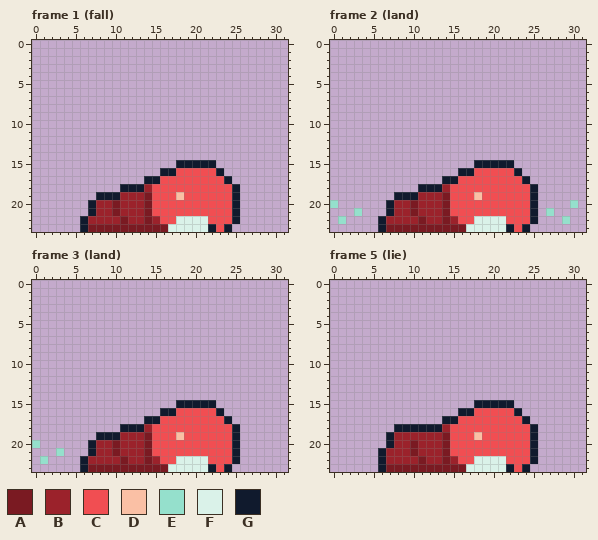
Pixel-art file -- Assets/Animations/Story/MC_Fall_GetUp.aseprite. Above, as it was before the edit.
32x24 pixels, 23 frames. Shown: frame 1 (fall), frame 2 (land), frame 3 (land), frame 5 (lie). The commit also changed other frames, which this record leaves out.
Palette (. is transparent): A #7a1a22  B #9b222b  C #f14e52  D #fac0a5  E #95e0cc  F #daf2e9  G #101a2d
Pixels before, frame 1 (fall), first column x 6:
15 ............GGGGG...
16 ..........GGCCCCCG..
17 ........GGCCCCCCCCG.
18 .....GGGBCCCCCCCCCCG
19 ..GGGBBBACCCDCCCCCCG
20 .GBBABBBACCCCCCCCCCG
21 .GBBABBBACCCCCCCCCCG
22 GBBBBABBABCCFFFFCCCG
23 GAAAAAAAAAAFFFFFGCG.
Pixels before, frame 2 (land), first column x 0:
15 ..................GGGGG........
16 ................GGCCCCCG.......
17 ..............GGCCCCCCCCG......
18 ...........GGGBCCCCCCCCCCG.....
19 ........GGGBBBACCCDCCCCCCG.....
20 E......GBBABBBACCCCCCCCCCG....E
21 ...E...GBBABBBACCCCCCCCCCG.E...
22 .E....GBBBBABBABCCFFFFCCCG...E.
23 ......GAAAAAAAAAAFFFFFGCG......
Pixels before, frame 3 (land), first column x 0:
15 ..................GGGGG...
16 ................GGCCCCCG..
17 ..............GGCCCCCCCCG.
18 ...........GGGBCCCCCCCCCCG
19 ........GGGBBBACCCDCCCCCCG
20 E......GBBABBBACCCCCCCCCCG
21 ...E...GBBABBBACCCCCCCCCCG
22 .E....GBBBBABBABCCFFFFCCCG
23 ......GAAAAAAAAAAFFFFFGCG.
Pixels before, frame 5 (lie), first column x 6:
15 ............GGGGG...
16 ..........GGCCCCCG..
17 ........GGCCCCCCCCG.
18 ..GGGGGGBCCCCCCCCCCG
19 .GBBBBBBACCCDCCCCCCG
20 .GBBABBBACCCCCCCCCCG
21 GBBBABBBACCCCCCCCCCG
22 GBBBBABBABCCFFFFCCCG
23 GAAAAAAAAAAFFFFFGCG.
New version:
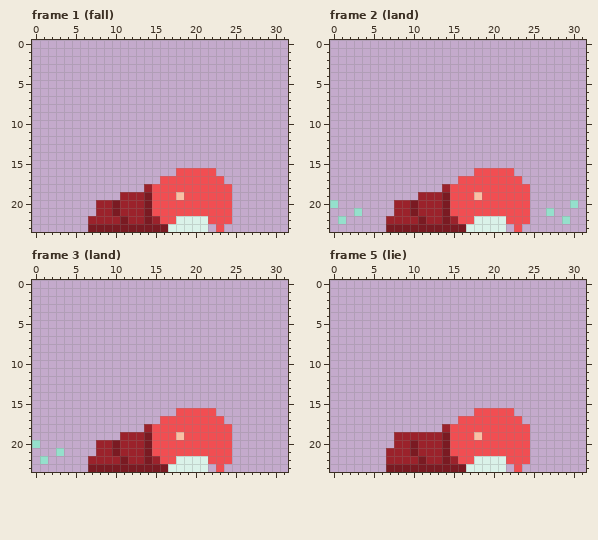
Changes in this commit:
Changed rows in their new state; - is an unchanged pixel.
Frame 1 (fall):
first column x 6:
15 ------------.....---
16 ----------..-----.--
17 --------..--------.-
18 -----...-----------.
19 --...--------------.
20 -.-----------------.
21 -.-----------------.
22 .------------------.
23 .---------------.-.-
Frame 2 (land): the same change as frame 1 (fall)
Frame 3 (land): the same change as frame 1 (fall)
Frame 5 (lie):
first column x 6:
15 ------------.....---
16 ----------..-----.--
17 --------..--------.-
18 --......-----------.
19 -.-----------------.
20 -.-----------------.
21 .------------------.
22 .------------------.
23 .---------------.-.-
